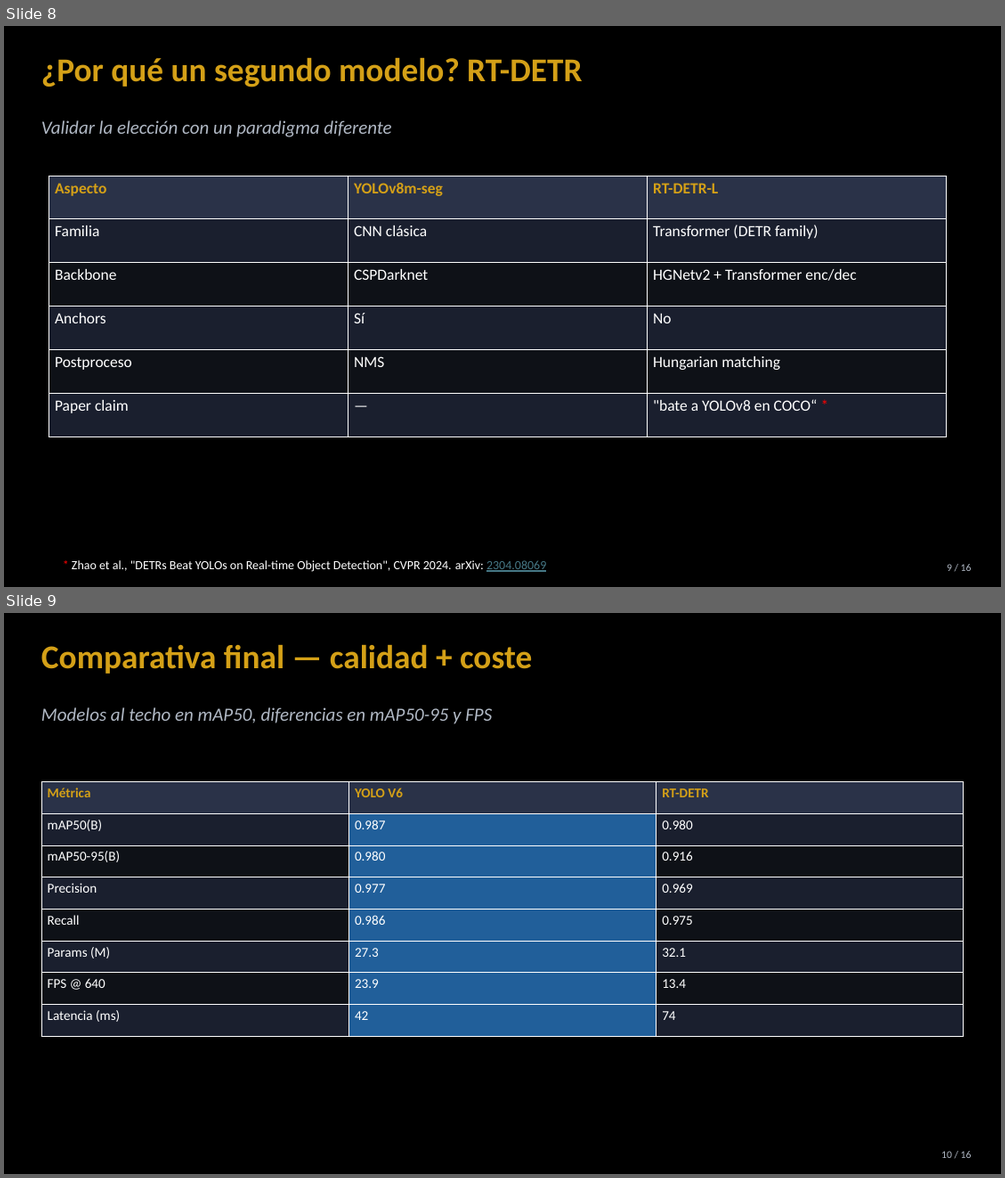
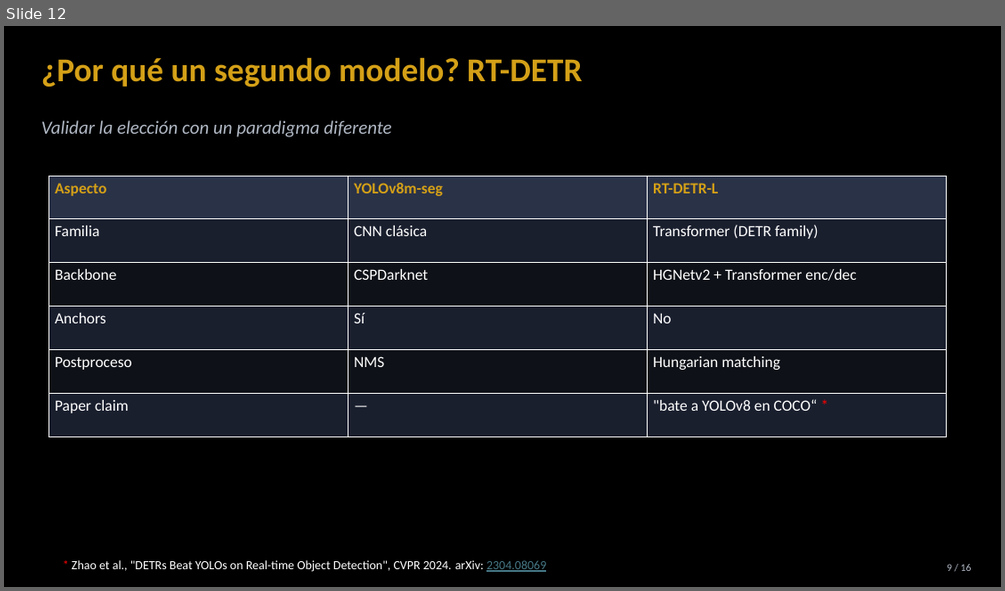
Before and after one commit to davidmoreda/blackjack-VAI, a slide deck: docs/presentation_assets/BlackjackVAI_presentacion.pptx. Shown one above the other, each under a label of ours: slides 8 and 9 before the commit, slide 12 after it. The pictures are 1005x1178 and 1005x591 pixels, drawn with LibreOffice and Linux fonts; fonts in the diff are those of the drawing. Boxes give left, top, right and bottom in pixels: in the first picture for what was removed or moved away, otherwise in the second. Text is boxed around its words. In the diff, an @@ line names an element or a change of style, - is before the commit and + after.

```diff
--- a/docs/presentation_assets/BlackjackVAI_presentacion.pptx
+++ b/docs/presentation_assets/BlackjackVAI_presentacion.pptx
@@ slide 9 removed at [4, 613, 1001, 1174], background #000000 @@
@@ text removed at [41, 644, 532, 674] @@
-Comparativa final — calidad + coste
@@ text removed at [41, 707, 492, 724] @@
-Modelos al techo en mAP50, diferencias en mAP50-95 y FPS
@@ table removed at [41, 782, 963, 1037], 8 rows, 3 columns @@
-Métrica | YOLO V6 | RT-DETR
-mAP50(B) | 0.987 | 0.980
-mAP50-95(B) | 0.980 | 0.916
-Precision | 0.977 | 0.969
-Recall | 0.986 | 0.975
-Params (M) | 27.3 | 32.1
-FPS @ 640 | 23.9 | 13.4
-Latencia (ms) | 42 | 74
@@ text removed at [941, 1151, 971, 1158] @@
-10 / 16
@@ what was slide 8 is now slide 12 @@
```
Also in this commit, not shown: 6 slides changed, 9 slides added, 4 other slides removed, 1 other file.
